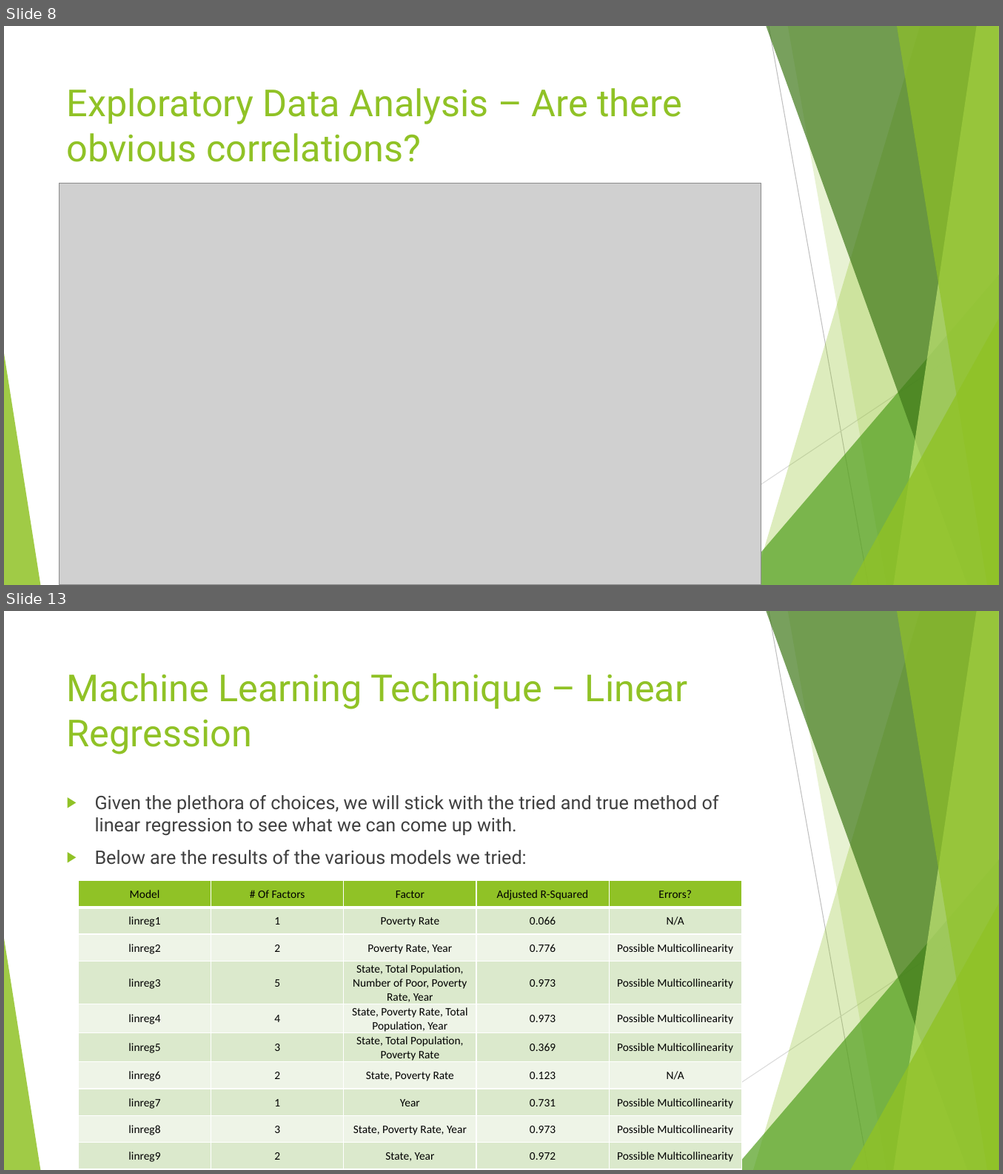
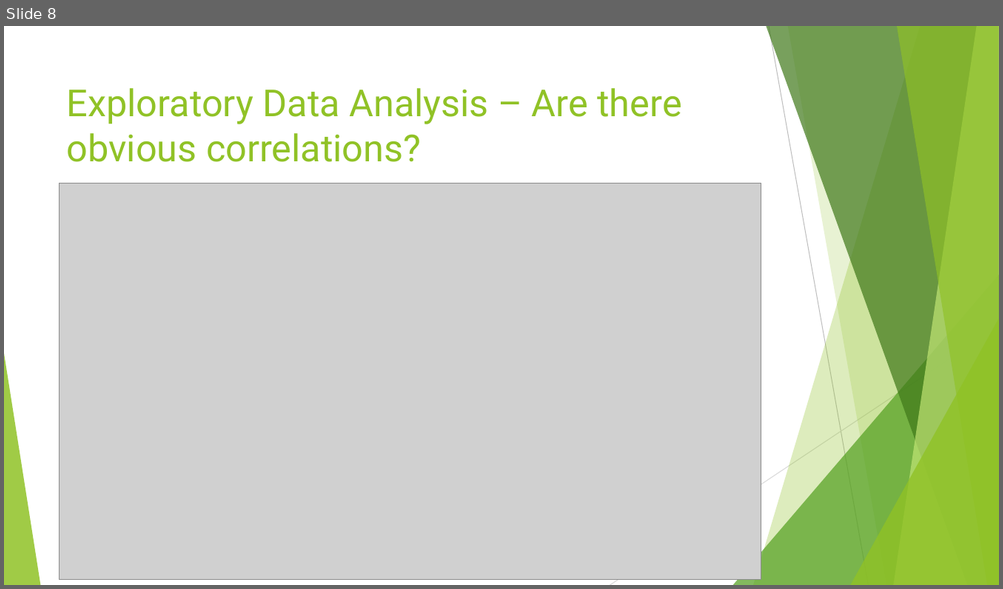
Before and after one commit to littlesiagoy/Springboard-Capstone-1, a slide deck: Capstone 1 Slidedeck.pptx. Shown one above the other, each under a label of ours: slides 8 and 13 before the commit, slide 8 after it; the slides between them are not shown. The pictures are 1003x1174 and 1003x589 pixels, drawn with LibreOffice and Linux fonts; fonts in the diff are those of the drawing; grey boxes stand for pictures. Boxes give left, top, right and bottom in pixels: in the first picture for what was removed or moved away, otherwise in the second. Text is boxed around its words. In the diff, an @@ line names an element or a change of style, - is before the commit and + after.

```diff
--- a/Capstone 1 Slidedeck.pptx
+++ b/Capstone 1 Slidedeck.pptx
@@ slide 13 removed at (4, 611, 999, 1170), background #FFFFFF; not listed: 10 template elements that a slide beside it also shows @@
@@ title removed at (67, 673, 687, 755) @@
-Machine Learning Technique – Linear Regression
@@ text removed at (95, 795, 719, 865) @@
-▶ Given the plethora of choices, we will stick with the tried and true method of linear regression to see what we can come up with.
-▶ Below are the results of the various models we tried:
@@ table removed at (79, 880, 743, 1167), 10 rows, 5 columns @@
-Model | # Of Factors | Factor | Adjusted R-Squared | Errors?
-linreg1 | 1 | Poverty Rate | 0.066 | N/A
-linreg2 | 2 | Poverty Rate, Year | 0.776 | Possible Multicollinearity
-linreg3 | 5 | State, Total Population, Number of Poor, Poverty Rate, Year | 0.973 | Possible Multicollinearity
-linreg4 | 4 | State, Poverty Rate, Total Population, Year | 0.973 | Possible Multicollinearity
-linreg5 | 3 | State, Total Population, Poverty Rate | 0.369 | Possible Multicollinearity
-linreg6 | 2 | State, Poverty Rate | 0.123 | N/A
-linreg7 | 1 | Year | 0.731 | Possible Multicollinearity
-linreg8 | 3 | State, Poverty Rate, Year | 0.973 | Possible Multicollinearity
-linreg9 | 2 | State, Year | 0.972 | Possible Multicollinearity
@@ slide 8 changed as well @@
@@ picture: place and size @@
-picture at (60, 184, 760, 585)
+picture at (60, 184, 760, 580)
```
Also in this commit, not shown: 11 other slides changed, 5 slides added, 3 other slides removed, 18 other files.
